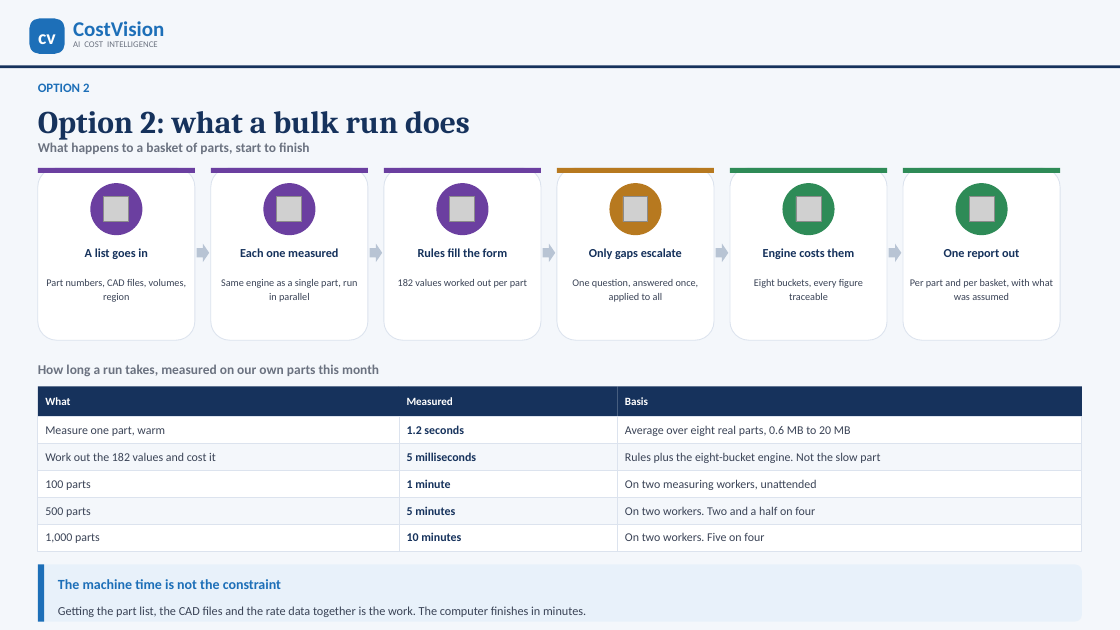
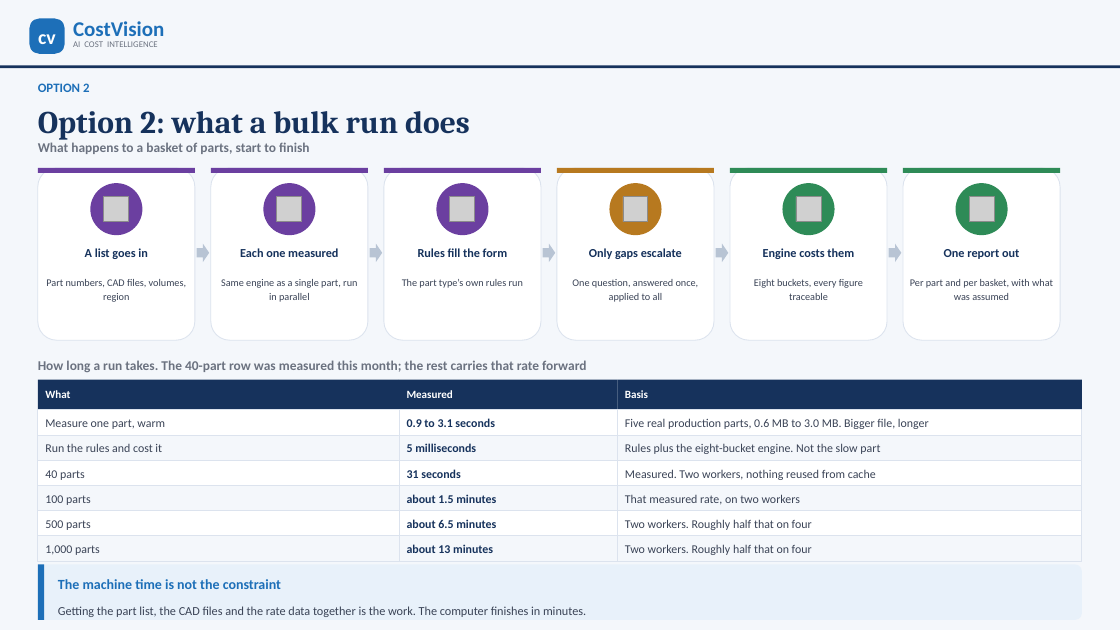
Before and after one commit to bhosaleavinash546/leamington-marathi, a slide deck: slide 14 of CostVision-CAPEE-Implementation-Options.pptx. Drawn at 1120x630 pixels with LibreOffice and Linux fonts; fonts in the diff are those of the drawing; grey boxes stand for pictures. Boxes give left, top, right and bottom in pixels: in the first picture for what was removed or moved away, otherwise in the second. Text is boxed around its words. In the diff, an @@ line names an element or a change of style, - is before the commit and + after.

```diff
--- a/CostVision-CAPEE-Implementation-Options.pptx
+++ b/CostVision-CAPEE-Implementation-Options.pptx
@@ text at [402,279,523,288]: text changed @@
-182 values worked out per part
+The part type’s own rules run
@@ text at [38,360,586,372]: text changed @@
-How long a run takes, measured on our own parts this month
+How long a run takes. The 40-part row was measured this month; the rest carries that rate forward
@@ 6 rectangles, 4 texts: place and size @@
-6 rectangles, 4 texts at [38,386,1082,444]
+6 rectangles, 4 texts at [38,380,1082,435]
@@ text at [407,418,495,427]: text changed @@
-1.2 seconds
+0.9 to 3.1 seconds
@@ text at [625,418,929,429]: text changed @@
-Average over eight real parts, 0.6 MB to 20 MB
+Five real production parts, 0.6 MB to 3.0 MB. Bigger file, longer
@@ text at [45,443,162,452]: text changed @@
-Work out the 182 values and cost it
+Run the rules and cost it
@@ text at [45,470,85,480]: text changed @@
-100 parts
+40 parts
@@ text at [407,469,461,478]: text changed @@
-1 minute
+31 seconds
@@ text at [625,469,876,480]: text changed @@
-On two measuring workers, unattended
+Measured. Two workers, nothing reused from cache
@@ text at [45,495,91,505]: text changed @@
-500 parts
+100 parts
@@ 9 rectangles, 2 texts: place and size @@
-9 rectangles, 2 texts at [38,444,1082,524]
+9 rectangles, 2 texts at [38,435,1082,511]
@@ text at [407,494,496,503]: text changed @@
-5 minutes
+about 1.5 minutes
@@ text at [625,494,800,504]: text changed @@
-On two workers. Two and a half on four
+That measured rate, on two workers
@@ rectangle added at [38,536,399,561], fill #F4F7FB, outline #DCE3EE 0.75 pt @@
@@ text added at [45,520,91,530], 10.2 pt, text #3A4356 @@
+500 parts
@@ 3 rectangles: place and size @@
-3 rectangles at [38,524,1082,551]
+3 rectangles at [38,511,1082,536]
@@ rectangle added at [399,536,618,561], fill #F4F7FB, outline #DCE3EE 0.75 pt @@
@@ text at [407,519,496,528]: text changed @@
-10 minutes
+about 6.5 minutes
@@ rectangle added at [618,536,1082,561], fill #F4F7FB, outline #DCE3EE 0.75 pt @@
@@ text at [625,519,812,530]: text changed @@
-On two workers. Five on four
+Two workers. Roughly half that on four
@@ text "1,000 parts": place and size @@
-text "1,000 parts" at [45,533,100,543]
+text "1,000 parts" at [45,545,100,555]
@@ text added at [407,544,493,553], 10.2 pt, text #16325C, bold @@
+about 13 minutes
@@ text added at [625,544,812,555], 10.2 pt, text #3A4356 @@
+Two workers. Roughly half that on four
```
Also in this commit, not shown: 9 other slides changed, 2 other files.
